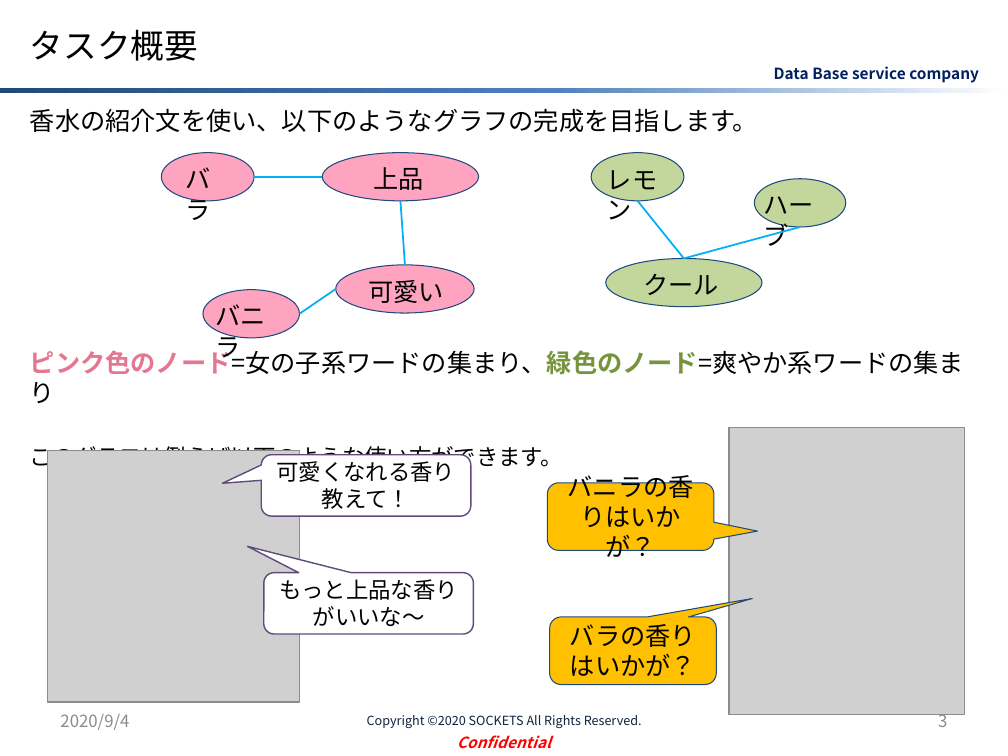
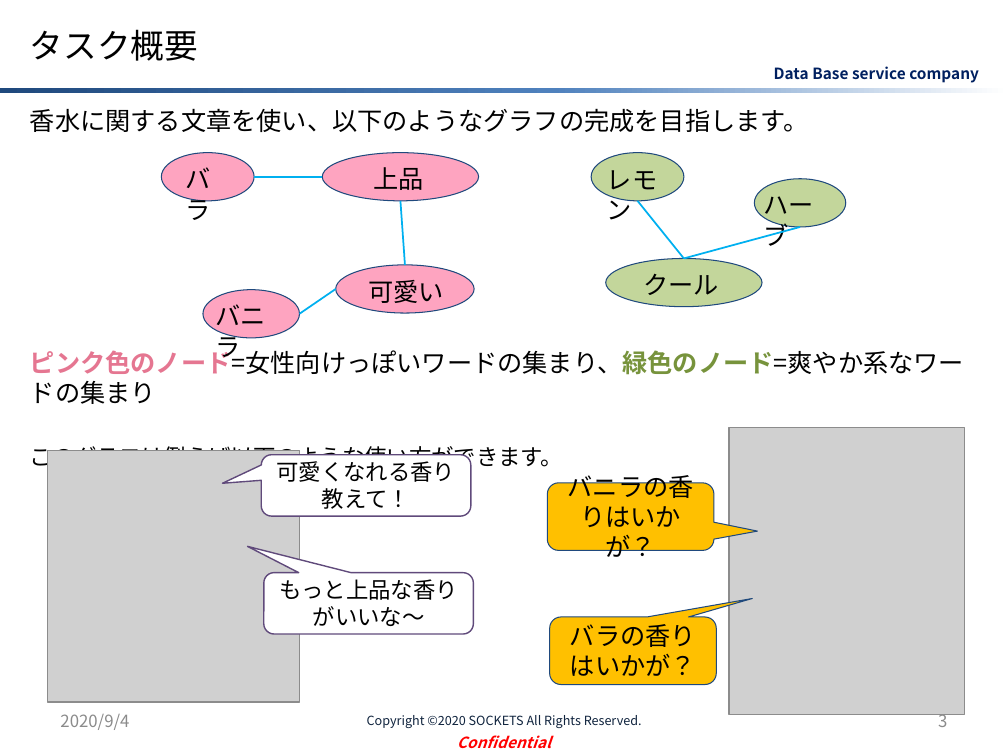
Before and after one commit to emtech-labs/fragrance_words_analysis, a slide deck: slide 3 of material/intern2020_kayo.pptx. Drawn at 1008x756 pixels with LibreOffice and Linux fonts; fonts in the diff are those of the drawing; grey boxes stand for pictures; background and template pictures are left out. Boxes give left, top, right and bottom in pixels: in the first picture for what was removed or moved away, otherwise in the second. Text is boxed around its words. In the diff, an @@ line names an element or a change of style, - is before the commit and + after.

```diff
--- a/material/intern2020_kayo.pptx
+++ b/material/intern2020_kayo.pptx
@@ text at box(30, 108, 964, 404): text changed @@
-香水の紹介文を使い、以下のようなグラフの完成を目指します。
-ピンク色のノード=女の子系ワードの集まり、緑色のノード=爽やか系ワードの集まり
+香水に関する文章を使い、以下のようなグラフの完成を目指します。
+ピンク色のノード=女性向けっぽいワードの集まり、緑色のノード=爽やか系なワードの集まり
```
Also in this commit, not shown: 2 other slides changed, 6 other files.
